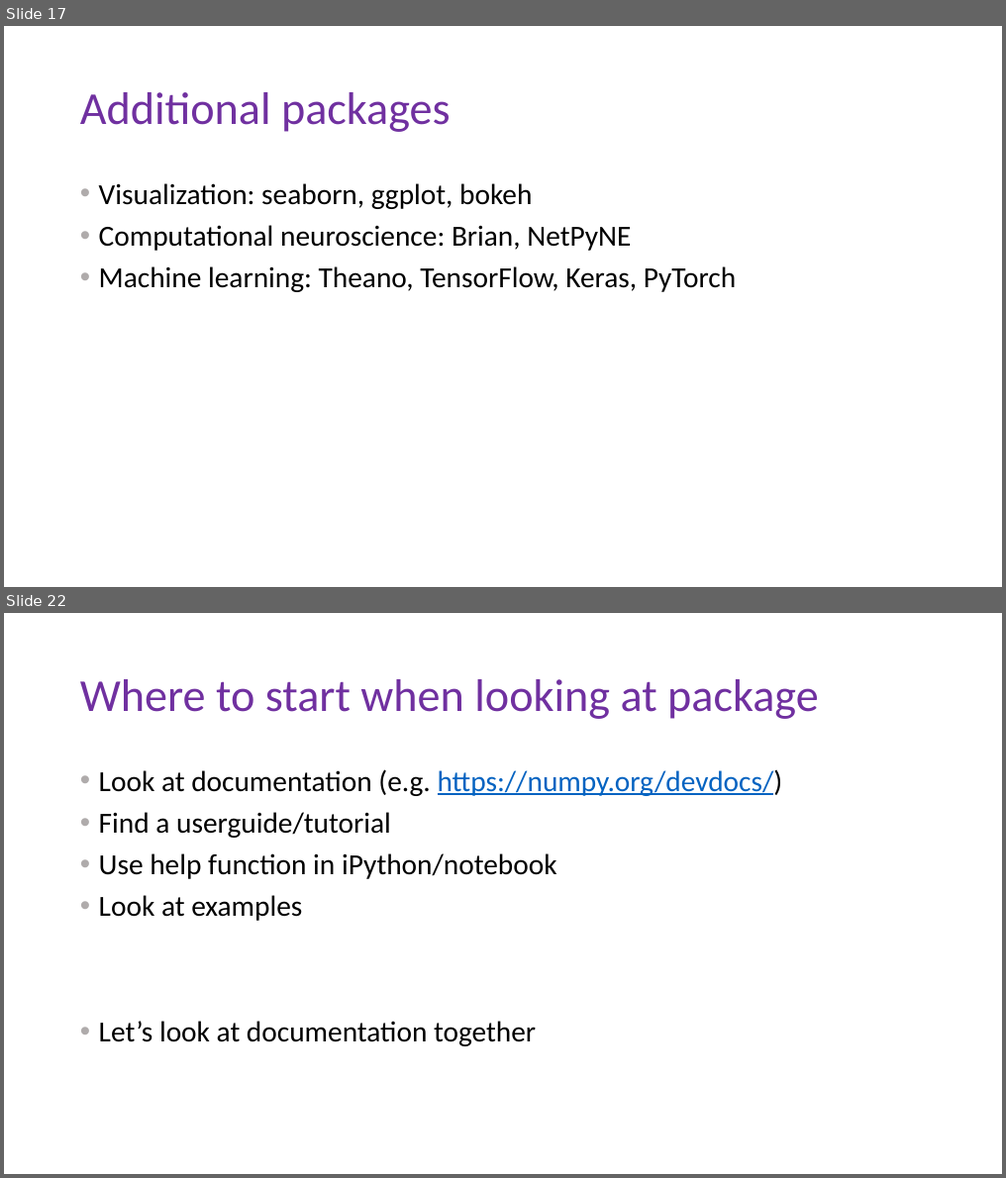
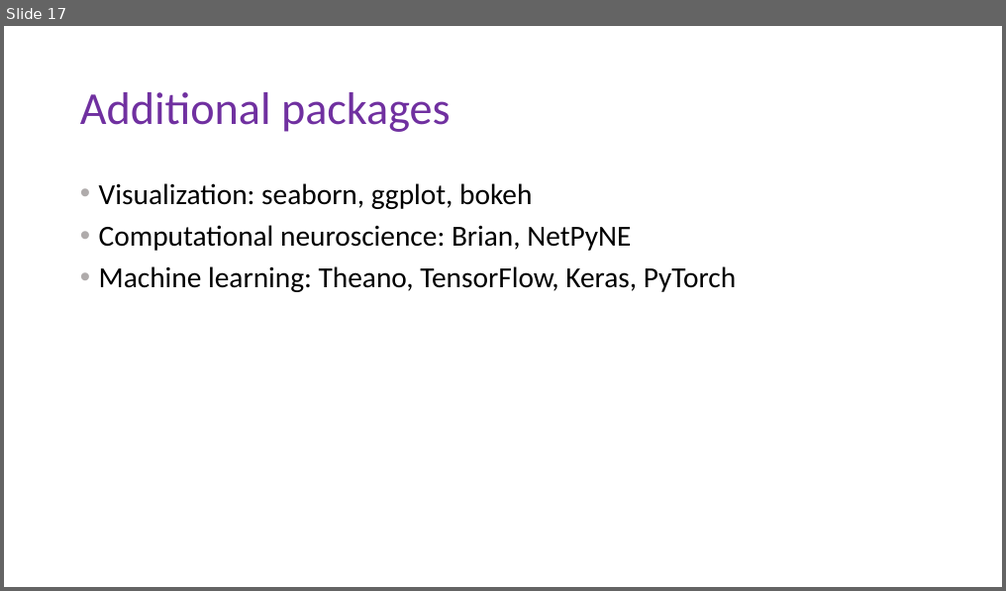
Before and after one commit to DoriMG/SN_python_course, a slide deck: Jan 2020/lectures/2_types_and_modules.pptx. Shown one above the other, each under a label of ours: slides 17 and 22 before the commit, slide 17 after it; the slides between them are not shown. The pictures are 1006x1178 and 1006x591 pixels, drawn with LibreOffice and Linux fonts; fonts in the diff are those of the drawing. Boxes give left, top, right and bottom in pixels: in the first picture for what was removed or moved away, otherwise in the second. Text is boxed around its words. In the diff, an @@ line names an element or a change of style, - is before the commit and + after.

```diff
--- a/Jan 2020/lectures/2_types_and_modules.pptx
+++ b/Jan 2020/lectures/2_types_and_modules.pptx
@@ slide 22 removed at box(4, 613, 1002, 1174), background #FFFFFF @@
@@ title removed at box(80, 679, 819, 719) @@
-Where to start when looking at package
@@ text removed at box(99, 769, 783, 1047) @@
-• Look at documentation (e.g. https://numpy.org/devdocs/)
-• Find a userguide/tutorial
-• Use help function in iPython/notebook
-• Look at examples
-• Let’s look at documentation together
```
Also in this commit, not shown: 2 slides changed, 1 slide added, 4 other slides removed, 2 other files.
